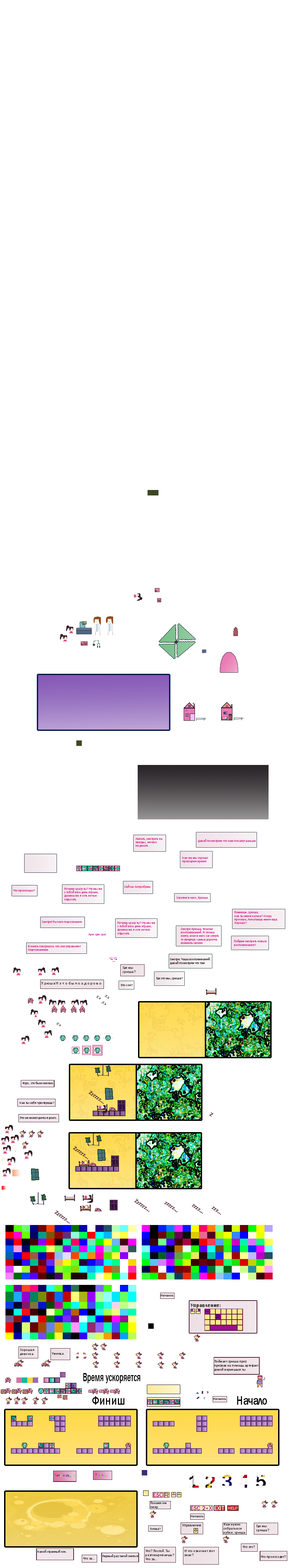
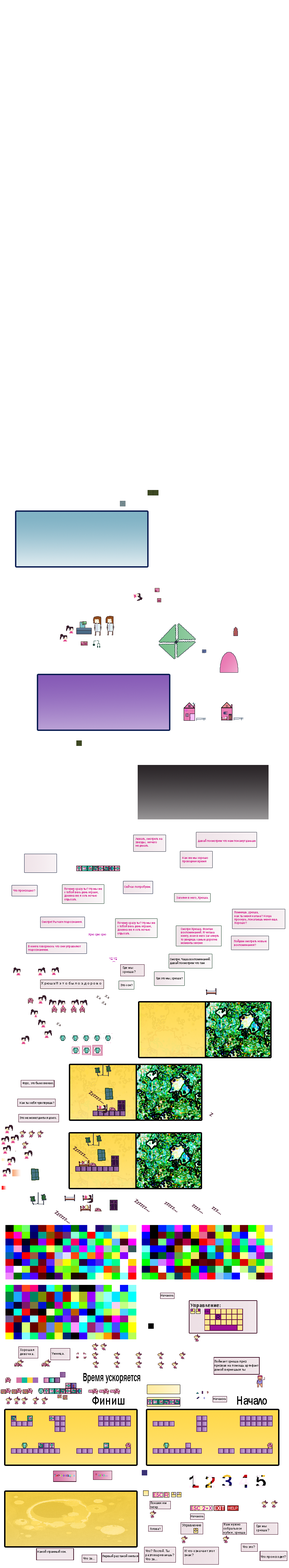
Before/after of a 289×1568 layered artwork. What changed in the layer stack:
added layer "Слой 27" above "Слой 24" over [119, 500, 126, 507]
added layer "Слой 26" above "Слой 16" over [14, 510, 149, 568]
